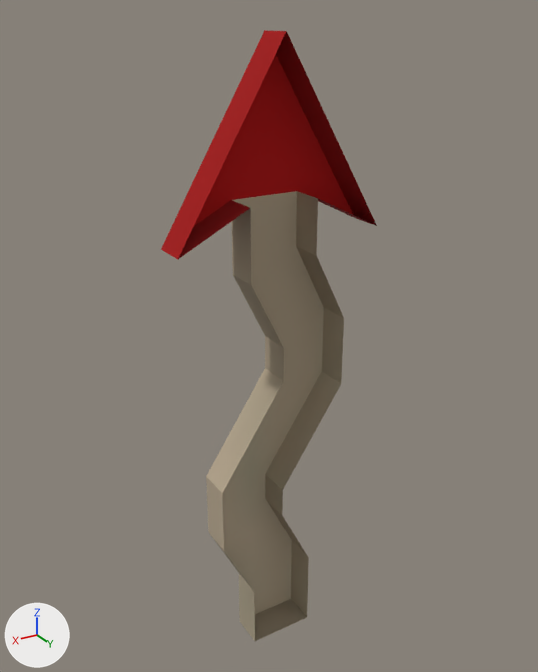
Renders of the glTF model site/public/sm64ds/models/c2_hari_long.glb from each side of a commit.
Rendered twice from a 50 mm camera at (12.4, 18.4, 20.4) aimed at (-0.1, -2.4, 10.0). Every picture has the same lights, and +X, +Y and +Z are marked at lower left. The first picture is the older version.

Names of what the first picture shows: 'c2_hari_long'.
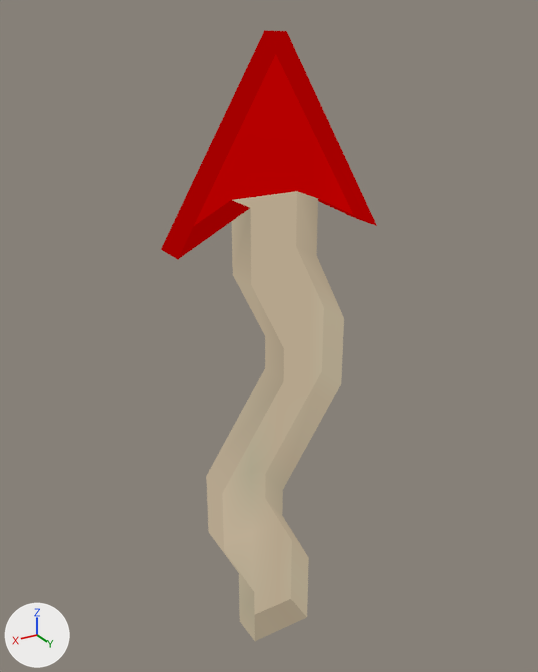
Changed parts and their boxes (x1, y1, x2, y2) in the pictures (538 x 672 px):
'c2_hari_long', recoloured (lighter)
    both: (161, 30, 377, 641)

Edits to the bpy script that builds the scene:
```text
Change mat_obj_hari:
    remove # nodes: BsdfPrincipled, Mix, OutputMaterial, TexImage, VertexColor
    nodes: BsdfTransparent, Emission, LightPath, Mix, MixShader, OutputMaterial, TexImage, VertexColor
```
